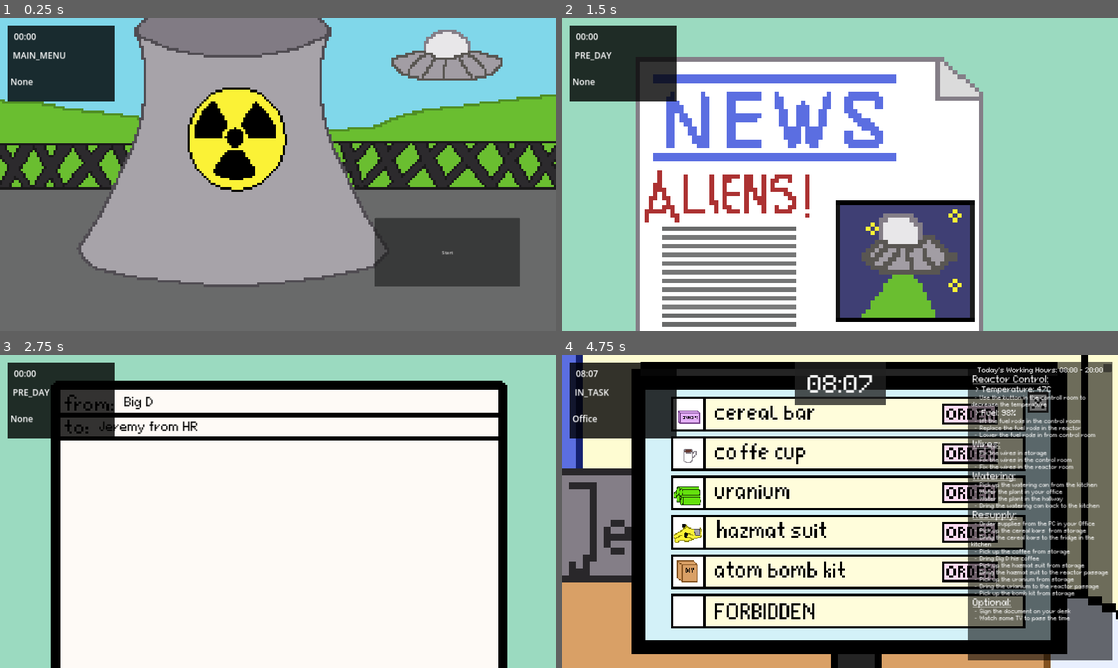
Above: before the commit, frames 1-4 (two rows, left to right).
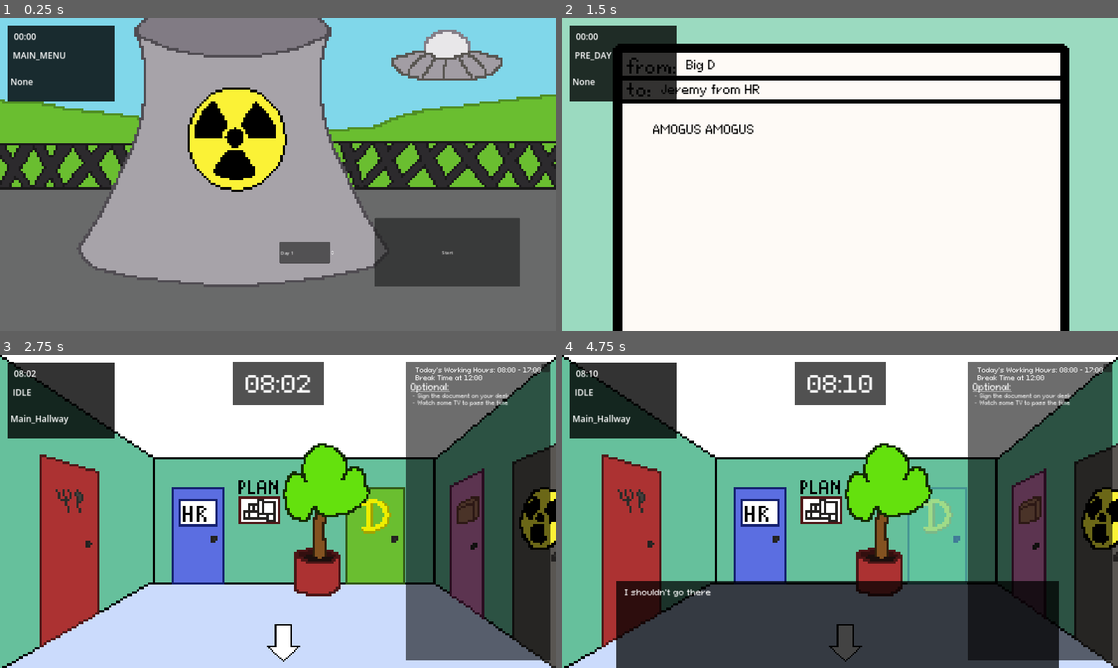
Above: after the commit, the same moments.

Repository: TheWalkingLapis/BrackeysGameJam2025_1
Game: Godot game, scene res://scenes/game_manager.tscn
Two runs of this game, one before a commit and one after it. Both use one fixed random seed, a clock stepped at 60 frames per second and the inputs below.
Inputs (mouse positions are in pixels of both pictures, inside the frame that each line leads up to):
- Up to frame 1 (0.25 s): no input
- Up to frame 2 (1.5 s): click "Start" at 0.5 s; click (840, 174) at 1.27 s
- Up to frame 3 (2.75 s): click (278, 511) at 2.02 s
- Up to frame 4 (4.75 s): click (845, 642) at 2.77 s; click (840, 511) at 3.52 s; click (923, 580) at 4.27 s

The runs differ from the first frame. In frame 1, 0.6% of the frame differs, in the area x 50-60%, y 71-79%; in frame 2, 45%; in frame 3, 88%; in frame 4, 94%, in the area x 0-100%, y 0-100%.

Commit message:
actual watering can fix, restaurant

Diff:
--- a/scenes/main_menu.tscn
+++ b/scenes/main_menu.tscn
@@ -30,4 +30,16 @@
 offset_bottom = 927.0
 text = "Start"
 
+[node name="SpinBox" type="SpinBox" parent="."]
+layout_mode = 0
+offset_left = 965.0
+offset_top = 773.0
+offset_right = 1156.0
+offset_bottom = 847.0
+min_value = 1.0
+max_value = 6.0
+value = 1.0
+prefix = "Day"
+
 [connection signal="pressed" from="Button" to="." method="_on_button_pressed"]
+[connection signal="value_changed" from="SpinBox" to="." method="_on_spin_box_value_changed"]
--- a/scenes/rooms/kitchen.tscn
+++ b/scenes/rooms/kitchen.tscn
@@ -1,11 +1,9 @@
-[gd_scene load_steps=17 format=3 uid="uid://bh3u47j2ysp1h"]
+[gd_scene load_steps=18 format=3 uid="uid://bh3u47j2ysp1h"]
 
 [ext_resource type="Script" path="res://scripts/kitchen.gd" id="1_pp64o"]
 [ext_resource type="Texture2D" uid="uid://c08c5lfhx6p4p" path="res://imgs/rooms/kitchen/kitchen.png" id="2_eucwl"]
 [ext_resource type="Texture2D" uid="uid://dfc2nmr41pa4j" path="res://imgs/rooms/kitchen/kitchen_aliens.png" id="3_slvj0"]
-[ext_resource type="Texture2D" uid="uid://bjnelfly7ca0l" path="res://imgs/sprites/tasks/watering_can_mask.png" id="3_urun6"]
 [ext_resource type="PackedScene" uid="uid://ds58wystlw712" path="res://scenes/tasks/task_pick_up_watering_can.tscn" id="3_xkt3c"]
-[ext_resource type="Texture2D" uid="uid://dyib2wttwn7ra" path="res://imgs/sprites/tasks/watering_can.png" id="5_26yy8"]
 [ext_resource type="PackedScene" uid="uid://byqi3m5byi60j" path="res://scenes/tasks/task_drop_watering_can.tscn" id="5_84v6c"]
 [ext_resource type="PackedScene" uid="uid://bcbqk8heqeprg" path="res://scenes/tasks/task_drop_cereal_bar.tscn" id="5_xjbd1"]
 [ext_resource type="Texture2D" uid="uid://svwcesr5po2k" path="res://imgs/sprites/arrow_mask.png" id="8_htviv"]
@@ -13,6 +11,9 @@
 [ext_resource type="BitMap" path="res://imgs/sprites/arrow_ask_bitmap.tres" id="9_kyirl"]
 [ext_resource type="Texture2D" uid="uid://cviltk10vq2sj" path="res://imgs/sprites/arrow.png" id="10_n45dt"]
 [ext_resource type="PackedScene" uid="uid://cth0k75avrluu" path="res://scenes/tasks/task_tetrominois.tscn" id="11_4icy7"]
+[ext_resource type="Texture2D" uid="uid://lo683bjxb557" path="res://imgs/sprites/tasks/janitor/watering_can_mask.png" id="12_pkef2"]
+[ext_resource type="BitMap" path="res://imgs/sprites/tasks/janitor/watering_can_mask_bitmap.tres" id="13_orppk"]
+[ext_resource type="Texture2D" uid="uid://v3g3l05q6qxe" path="res://imgs/sprites/tasks/janitor/watering_can.png" id="14_63yll"]
 
 [sub_resource type="StyleBoxEmpty" id="StyleBoxEmpty_f2ncf"]
 
@@ -201,7 +202,8 @@
 offset_top = 324.0
 offset_right = 343.0
 offset_bottom = 465.0
-texture_hover = ExtResource("3_urun6")
+texture_hover = ExtResource("12_pkef2")
+texture_click_mask = ExtResource("13_orppk")
 stretch_mode = 0
 
 [node name="Watering_Can_Sprite" type="TextureRect" parent="Watering_Can_Hitbox"]
@@ -213,7 +215,7 @@
 grow_horizontal = 2
 grow_vertical = 2
 mouse_filter = 2
-texture = ExtResource("5_26yy8")
+texture = ExtResource("14_63yll")
 
 [connection signal="pressed" from="Drawer" to="." method="_on_drawer_pressed"]
 [connection signal="pressed" from="Snack" to="." method="_on_snack_pressed"]
--- a/scenes/rooms/restaurant.tscn
+++ b/scenes/rooms/restaurant.tscn
@@ -1,7 +1,7 @@
 [gd_scene load_steps=7 format=3 uid="uid://2nlkm0ephwj8"]
 
 [ext_resource type="Script" path="res://scripts/restaurant.gd" id="1_76tx8"]
-[ext_resource type="Texture2D" uid="uid://c08c5lfhx6p4p" path="res://imgs/rooms/kitchen/kitchen.png" id="2_2btrc"]
+[ext_resource type="FontFile" uid="uid://dk4sfbnymglpf" path="res://resources/PixeloidSans-mLxMm.ttf" id="2_l3do7"]
 
 [sub_resource type="StyleBoxEmpty" id="StyleBoxEmpty_pwuhi"]
 
@@ -21,7 +21,7 @@
 mouse_filter = 2
 script = ExtResource("1_76tx8")
 
-[node name="BG" type="TextureRect" parent="."]
+[node name="BG" type="ColorRect" parent="."]
 texture_filter = 1
 layout_mode = 1
 anchors_preset = 15
@@ -30,7 +30,33 @@
 grow_horizontal = 2
 grow_vertical = 2
 mouse_filter = 2
-texture = ExtResource("2_2btrc")
+color = Color(0, 0, 0, 1)
+
+[node name="Interaction_Box" type="ColorRect" parent="BG"]
+offset_left = 187.0
+offset_top = 780.0
+offset_right = 1716.0
+offset_bottom = 1081.0
+mouse_filter = 2
+color = Color(1, 1, 1, 0.145098)
+
+[node name="Interaction_Text" type="RichTextLabel" parent="BG/Interaction_Box"]
+layout_mode = 1
+anchors_preset = 7
+anchor_left = 0.5
+anchor_top = 1.0
+anchor_right = 0.5
+anchor_bottom = 1.0
+offset_left = -734.5
+offset_top = -280.0
+offset_right = 730.5
+offset_bottom = -1.0
+grow_horizontal = 2
+grow_vertical = 0
+theme_override_fonts/normal_font = ExtResource("2_l3do7")
+theme_override_font_sizes/normal_font_size = 28
+bbcode_enabled = true
+text = "You enjoy a meal at a nearby restaurant."
 
 [node name="Take_Break" type="Button" parent="."]
 layout_mode = 1
--- a/scenes/tasks/task_drop_watering_can.tscn
+++ b/scenes/tasks/task_drop_watering_can.tscn
@@ -1,7 +1,7 @@
 [gd_scene load_steps=3 format=3 uid="uid://byqi3m5byi60j"]
 
 [ext_resource type="Script" path="res://scripts/tasks/task_drop_watering_can.gd" id="1_q6qex"]
-[ext_resource type="Texture2D" uid="uid://dyib2wttwn7ra" path="res://imgs/sprites/tasks/watering_can.png" id="2_ma3ro"]
+[ext_resource type="Texture2D" uid="uid://v3g3l05q6qxe" path="res://imgs/sprites/tasks/janitor/watering_can.png" id="2_kufem"]
 
 [node name="Task_drop_Watering_Can" type="Control"]
 layout_mode = 3
@@ -27,4 +27,4 @@
 offset_right = 343.0
 offset_bottom = 465.0
 mouse_filter = 2
-texture = ExtResource("2_ma3ro")
+texture = ExtResource("2_kufem")
--- a/scenes/tasks/task_pick_up_watering_can.tscn
+++ b/scenes/tasks/task_pick_up_watering_can.tscn
@@ -1,7 +1,7 @@
 [gd_scene load_steps=3 format=3 uid="uid://ds58wystlw712"]
 
 [ext_resource type="Script" path="res://scripts/tasks/task_pick_up_watering_can.gd" id="1_t18mh"]
-[ext_resource type="Texture2D" uid="uid://dyib2wttwn7ra" path="res://imgs/sprites/tasks/watering_can.png" id="2_332d2"]
+[ext_resource type="Texture2D" uid="uid://v3g3l05q6qxe" path="res://imgs/sprites/tasks/janitor/watering_can.png" id="2_r4hqj"]
 
 [node name="Task_Pick_up_Watering_Can" type="Control"]
 layout_mode = 3
@@ -25,4 +25,4 @@
 offset_right = 343.0
 offset_bottom = 465.0
 mouse_filter = 2
-texture = ExtResource("2_332d2")
+texture = ExtResource("2_r4hqj")
--- a/scripts/game_manager.gd
+++ b/scripts/game_manager.gd
@@ -11,7 +11,7 @@
 enum GameState {MAIN_MENU, PRE_DAY, IDLE, IN_TASK, POST_DAY, FAILED, SUCCESS}
 var gameState: GameState = GameState.MAIN_MENU
 
-var current_day = 4
+var current_day: int = 4
 var allow_interaction = true
 
 func _ready():
--- a/scripts/kitchen.gd
+++ b/scripts/kitchen.gd
@@ -1,6 +1,7 @@
 extends Room
 
-@onready var watering_can_sprite = $Watering_Can_Hitbox
+@onready var watering_can_sprite = $Watering_Can_Hitbox/Watering_Can_Sprite
+@onready var watering_can_hitbox = $Watering_Can_Hitbox
 
 @export var normal_bg: Texture2D
 @export var alien_bg: Texture2D
@@ -81,7 +82,7 @@
 			watering_can_drop_task = null
 			drop_cereal_task = null
 			task_final = $Tasks/Day6/Task_Tetrominos
-	watering_can_sprite.visible = watering_can_drop_task != null
+	watering_can_hitbox.visible = watering_can_drop_task != null
 
 func _on_watering_can_hitbox_pressed():
 	if Global.game_manager.allow_interaction:
--- a/scripts/main_hallway.gd
+++ b/scripts/main_hallway.gd
@@ -101,6 +101,7 @@
 		Global.text_manager.display_interaction_text("I got no time to leave")
 		return
 	if Global.time_manager.break_active:
+		Global.ui_manager.taskUI.visible = false
 		Global.room_manager.change_room_to("Restaurant")
 	else:
 		Global.text_manager.display_interaction_text("I got no time to leave")
--- a/scripts/main_menu.gd
+++ b/scripts/main_menu.gd
@@ -14,4 +14,6 @@
 
 func _on_button_pressed():
 	# TODO change to 0 always
-	Global.game_manager.pre_start_day(Global.game_manager.current_day)
+	var val = $SpinBox.value - 1
+	Global.game_manager.current_day = val
+	Global.game_manager.pre_start_day(val)
--- a/scripts/restaurant.gd
+++ b/scripts/restaurant.gd
@@ -5,3 +5,4 @@
 	if Global.time_manager.break_active:
 		Global.room_manager.change_room_to("Main_Hallway")
 		Global.time_manager.resume_after_break()
+		Global.ui_manager.taskUI.visible = true
